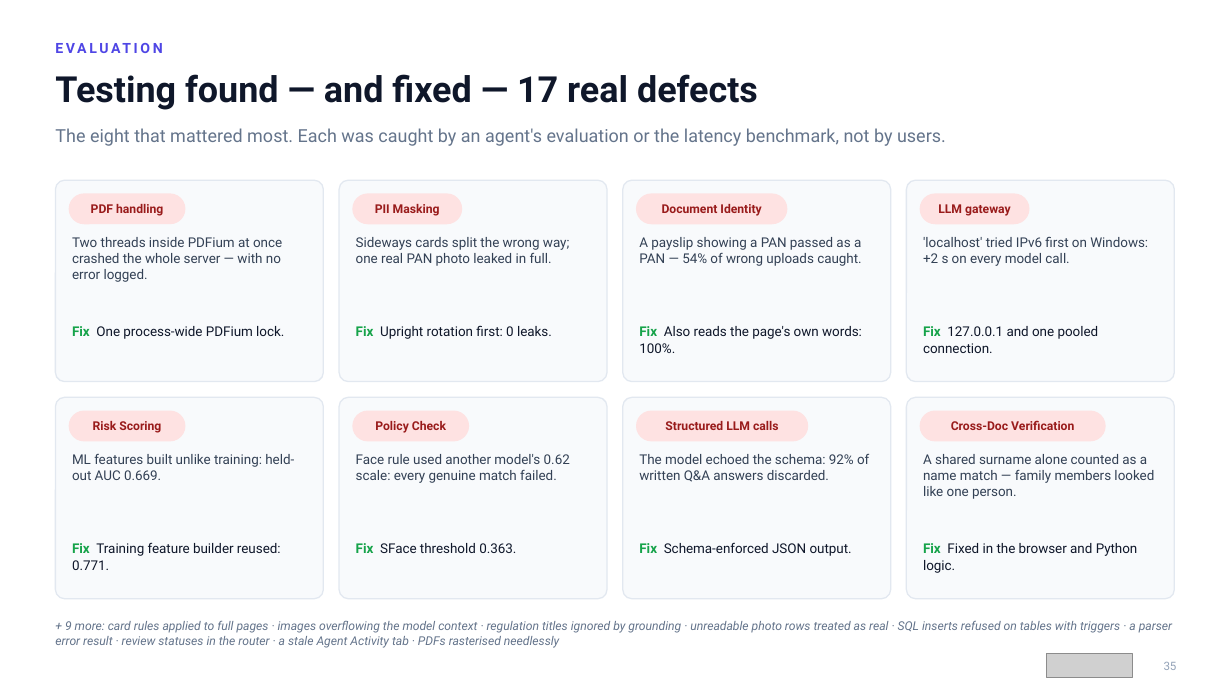
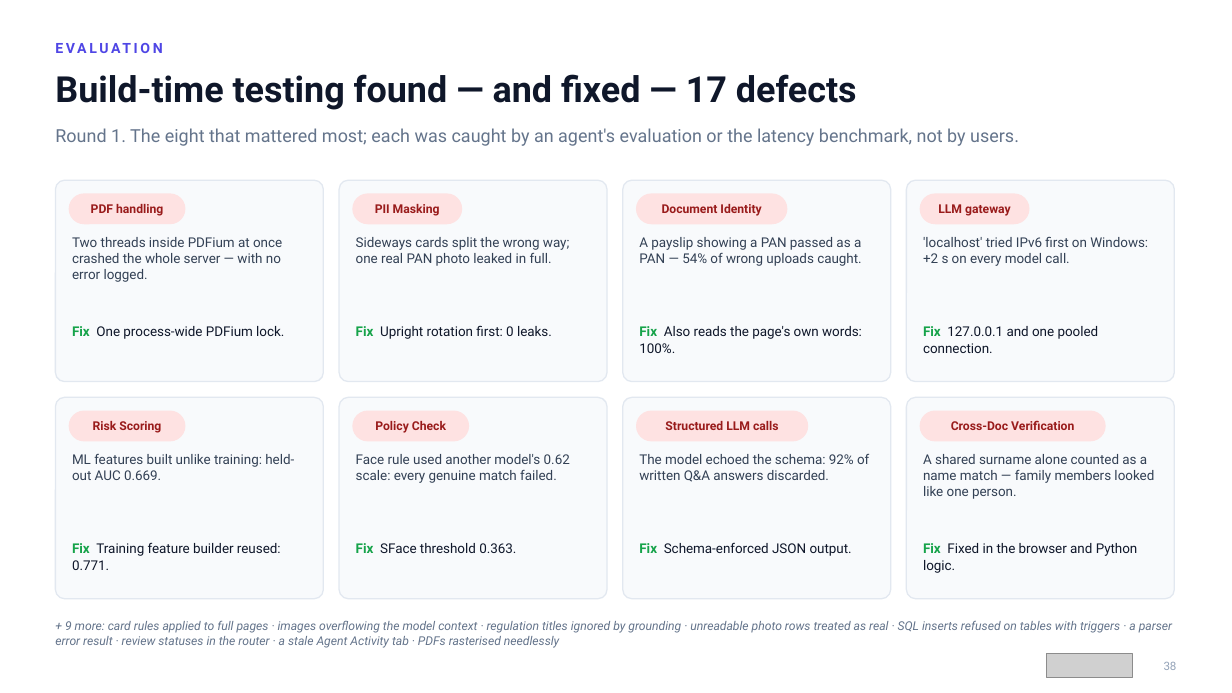
Before and after one commit to ShreyasBile/FinSight, a slide deck: slide 38 of docs/reports/07-FinSight-Project-Presentation.pptx (slide 35 before the commit). Drawn at 1232x693 pixels with LibreOffice and Linux fonts; fonts in the diff are those of the drawing; grey boxes stand for pictures. Boxes give left, top, right and bottom in pixels: in the first picture for what was removed or moved away, otherwise in the second. Text is boxed around its words. In the diff, an @@ line names an element or a change of style, - is before the commit and + after.

```diff
--- a/docs/reports/07-FinSight-Project-Presentation.pptx
+++ b/docs/reports/07-FinSight-Project-Presentation.pptx
@@ text at [55,74,857,110]: text changed @@
-Testing found — and fixed — 17 real defects
+Build-time testing found — and fixed — 17 defects
@@ text at [55,128,1019,146]: text changed @@
-The eight that mattered most. Each was caught by an agent's evaluation or the latency benchmark, not by users.
+Round 1. The eight that mattered most; each was caught by an agent's evaluation or the latency benchmark, not by users.
```
Also in this commit, not shown: 36 other slides changed, 4 slides added, 1 slide removed, 26 other files.
